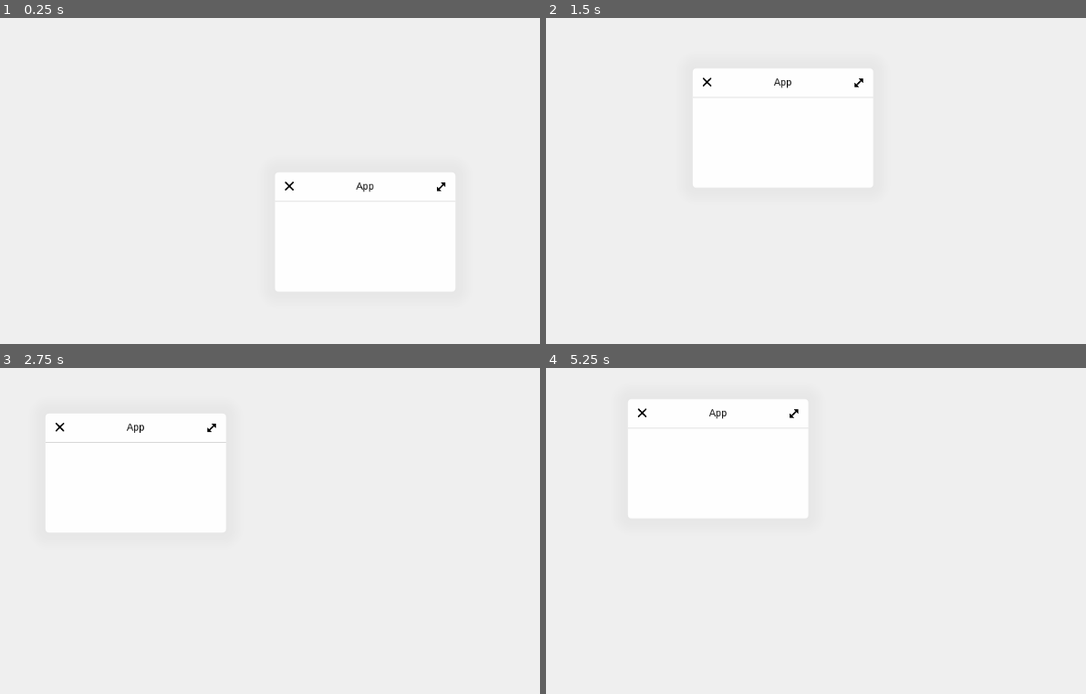
Above: before the commit, frames 1-4 (two rows, left to right).
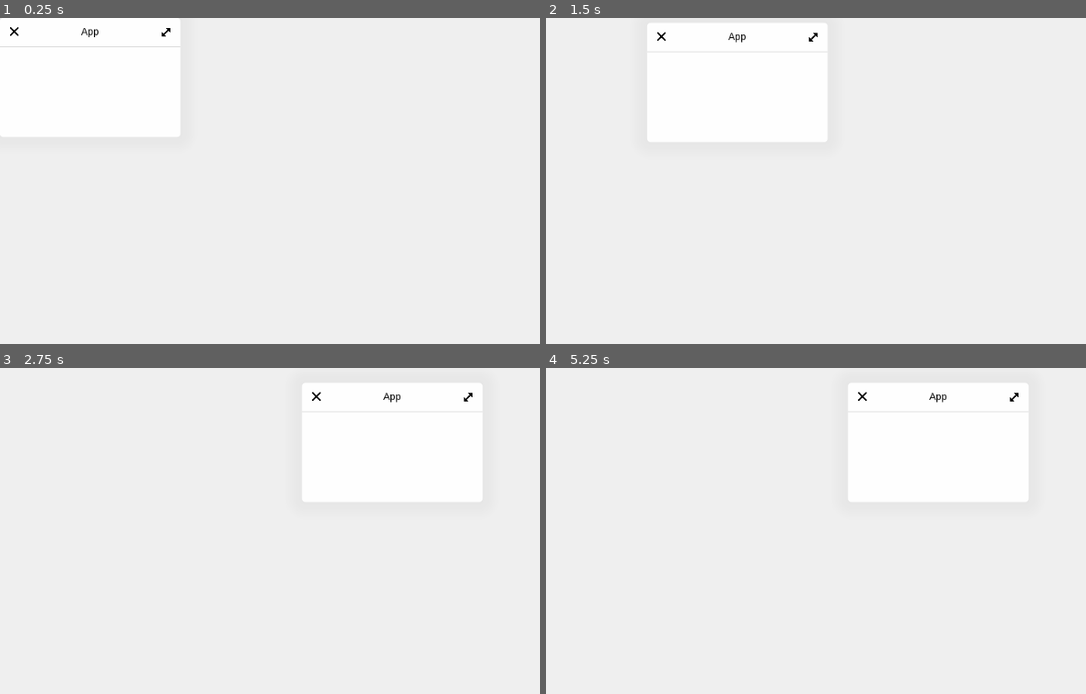
Above: after the commit, the same moments.

Repository: flurick/gdt
Game: Godot game, scene res://Window.tscn
Same seed, same stepped clock (60 frames per second), same inputs: the game is played once before the commit and once after it. This scene is started directly instead of the project's main scene.
Inputs (mouse positions are in pixels of both pictures, inside the frame that each line leads up to; where the layout moved, square brackets give the same spot in the first picture):
- Up to frame 1 (0.25 s): no input
- Up to frame 2 (1.5 s): click (713, 31) [988, 187] at 0.5 s; tap Enter at 1.25 s; drag from (681, 122) to (983, 138) at 1.27 s
- Up to frame 3 (2.75 s): tap Space at 2 s; drag from (529, 547) to (329, 667) at 2.02 s
- Up to frame 4 (5.25 s): tap Enter at 2.75, 4.25 s; move the mouse to (983, 488) at 2.77 s; hold D 2.78-3.5 s; tap R at 2.85 s; tap Space at 3.5, 5 s; drag from (875, 667) to (691, 517) at 3.52 s; move the mouse to (outside the picture) at 4.27 s; hold A 4.28-5 s; tap Y at 4.35 s; drag from (691, 517) to (799, 475) at 5.02 s

The runs differ from the first frame. In frame 1, 0.2% of the frame differs, in the area x 1-83%, y 2-54%; in frame 2, 0.2%; in frame 3, 0.2%; in frame 4, 0.2%.
Error in both runs: Invalid get index 'rect_size' (on base: 'null instance').

Commit message:
Tweak windows opening and closing

Diff:
--- a/Desk.tscn
+++ b/Desk.tscn
@@ -46,9 +46,11 @@
 		var app = load(app_tscn).instance()
 		print(\"Loading: \", app)
 		w.find_node(\"app_container\").add_child(app)
-#		w.find_node(\"app_container\").rect_min_size = app.get_child(0).rect_size
-		w.title = app_tscn
-		w.rect_position = OS.window_size*0.5 #todo: this is weird, no react_size at all on creation?
+		w.find_node(\"app_container\").rect_min_size = app.get_child(0).rect_size
+		w.title = app_tscn.split(\".\")[0].split(\"/\")[-1]
+
+		w.rect_position = w.get_parent_control().rect_size*0.5 - w.rect_size*0.5 #center on screen
+#		w.rect_position = OS.window_size*0.5 #todo: this is weird, no react_size at all on creation?
 	else:
 		print(\"Failed to load: \",app_tscn)
 #		var l = Label.new()
@@ -61,8 +63,9 @@
 
 	var dock_icon = Button.new()
 	dock_icon.connect(\"pressed\", w, \"toggle_visible\")
-	dock_icon.text = app_tscn
+	dock_icon.text = app_tscn.split(\".\")[0].split(\"/\")[-1]
 	$dock/windowlist.add_child(dock_icon)
+	w.dock_icon = dock_icon
 
 	return w
 
@@ -77,9 +80,9 @@
 	open(path)
 "
 
-[sub_resource type="StyleBoxFlat" id=4]
-
-[sub_resource type="GDScript" id=5]
+[sub_resource type="StyleBoxFlat" id=6]
+
+[sub_resource type="GDScript" id=7]
 script/source = "extends MenuButton
 
 signal open(path)
@@ -89,27 +92,27 @@
 	get_popup().connect(\"id_pressed\",self,\"id_pressed\")
 	for file in global.ls(\"res://Apps\").files:
 		if file.match(\"*app.tscn\"):
-			get_popup().add_item( file.rstrip(\".app.tscn\")  )
+			get_popup().add_item( file.split(\".\")[0]  )
 			get_popup().set_item_metadata( get_popup().get_item_count()-1, str(\"res://Apps/\",file) )
 
 
 func id_pressed(id):
 	emit_signal(\"open\", get_popup().get_item_metadata(id))"
 
-[sub_resource type="GDScript" id=6]
+[sub_resource type="GDScript" id=8]
 script/source = "extends Button
 
 func _pressed():
 	get_node(\"/root/world\").find_node(\"PopupPanel_status\").visible = !get_node(\"/root/world\").find_node(\"PopupPanel_status\").visible"
 
-[sub_resource type="GDScript" id=7]
+[sub_resource type="GDScript" id=9]
 script/source = "extends Label
 
 func _ready():
 	text = str(\"v.\", global.sh(\"git\", [\"rev-parse\", \"--short\", \"HEAD\"]).output)
 "
 
-[sub_resource type="GDScript" id=8]
+[sub_resource type="GDScript" id=10]
 script/source = "extends Button
 
 func _ready():
@@ -203,7 +206,7 @@
 rect_min_size = Vector2( 24, 24 )
 size_flags_horizontal = 0
 text = "Start"
-script = SubResource( 5 )
+script = SubResource( 7 )
 
 [node name="Center" type="HBoxContainer" parent="top_panel"]
 margin_right = 1024.0
--- a/Window.tscn
+++ b/Window.tscn
@@ -19,6 +19,8 @@
 var grid = Vector2(100,100)
 signal req_show_on_top (window)
 
+var dock_icon
+
 var title = \"App\" setget set_title
 func set_title(arg):
 	title = arg
@@ -29,6 +31,7 @@
 
 func _ready():
 	rect_min_size = grid
+	rect_position = get_parent_control().rect_size*0.5# - rect_size*0.5
 #	$V/header.rect_min_size = grid
 
 	find_node(\"close\").connect(\"pressed\", self, \"close\")
@@ -46,7 +49,11 @@
 		if corner:  rect_size += event.relative
 
 func close():
-	visible = false
+	#play animation?
+	dock_icon.queue_free()
+	queue_free()
+
+
 
 func maximize():
 	rect_position = Vector2(64,64)
@@ -103,14 +110,8 @@
 [sub_resource type="StyleBoxEmpty" id=4]
 
 [node name="Window" type="Panel"]
-anchor_left = 0.5
-anchor_top = 0.5
-anchor_right = 0.5
-anchor_bottom = 0.5
-margin_left = -126.5
-margin_top = -83.5
-margin_right = 126.5
-margin_bottom = 83.5
+margin_right = 253.0
+margin_bottom = 167.0
 rect_min_size = Vector2( 50, 50 )
 custom_styles/panel = SubResource( 1 )
 script = SubResource( 2 )
Not shown: 10 places in Desk.tscn that only renumber resources
